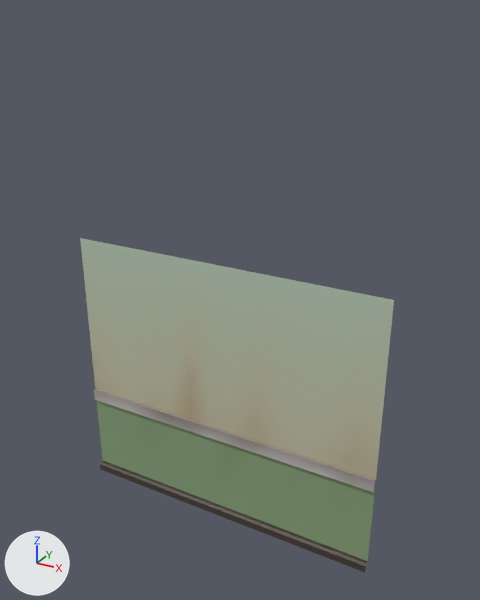
What one commit did to the FBX model Assets/Assets/Models/HospitalRoom/Wall.fbx.
Rendered twice from a 50 mm lens placed at (18.66, 0.43, 9.19), pointed at (13.62, 9.6, 4.61). The lights are fixed; the arrows at lower left show +X, +Y and +Z. Where no turn or scale is listed for an object, it has been applied to the vertices.

In view in the first picture: 'Wall'.
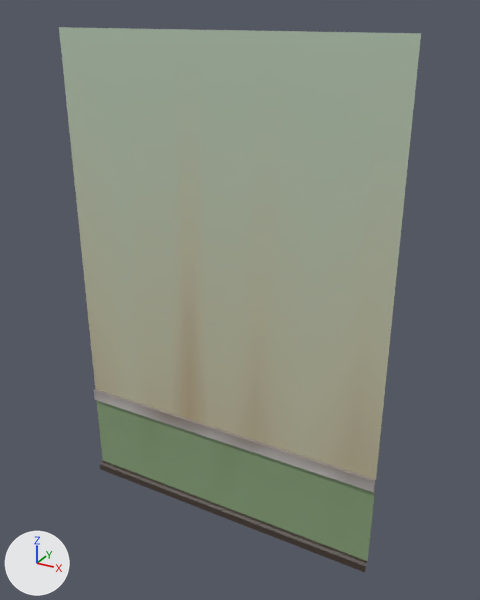
The newer file is also rescaled (x0.6), turned or shifted as a whole; pictures and numbers use the older file's frame.

Pixel boxes (x1, y1, x2, y2) of what changed, in the pictures (480 x 600 px; the box of a moved part takes in the faces that stretch with it):
'Wall', reshaped (15% wider, 63% taller): before (80, 238, 394, 572); after (59, 27, 421, 572)
part 1 of me_plane_021, moved or reshaped: before (80, 238, 394, 365); after (59, 27, 421, 365)

The change, as a list of edits to the scene's bpy script:
```text
Change me_plane_021:
    where me_plane_021.from_pydata(...)  # 126 vertices, 104 faces; spans x -3.0..3.0, y 0.0..0.1, z 0.0..5.25
    used by ob_wall; location = (13.31, 9.31, 0.0)
    me_plane_021 part 1: all 14 vertices in x -3.0..3.0, y 0.1, z 5.25 are moved by (0.0, 0.0, 3.65)
```
